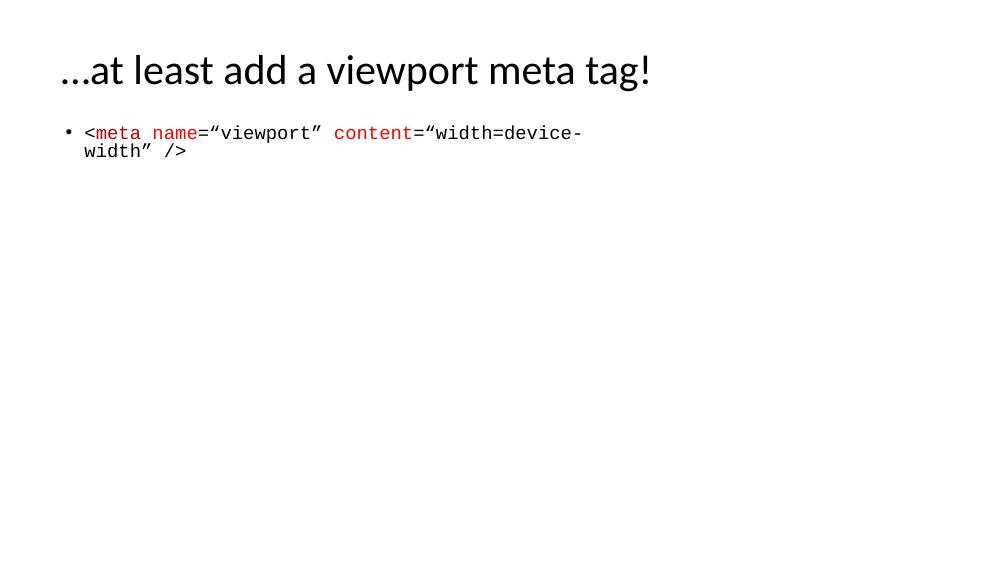
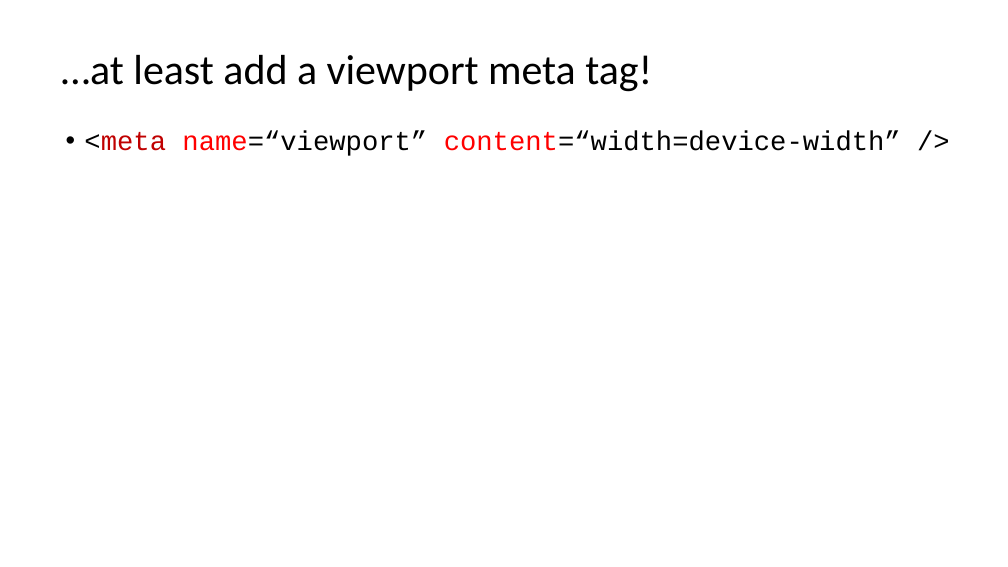
Before and after one commit to kburnell/MobileMasses, a slide deck: slide 13 of MobileMasses_Widescreen.ppt. Drawn at 1008x567 pixels with LibreOffice and Linux fonts; fonts in the diff are those of the drawing; background and template pictures are left out. Boxes give left, top, right and bottom in pixels: in the first picture for what was removed or moved away, otherwise in the second. Text is boxed around its words. In the diff, an @@ line names an element or a change of style, - is before the commit and + after.

```diff
--- a/MobileMasses_Widescreen.ppt
+++ b/MobileMasses_Widescreen.ppt
@@ text "<meta name=“viewport” content=“width=device-width” />" at <box>84,131,901,156</box>: size 18 to 25.9 pt; more space between paragraphs @@
```
Also in this commit, not shown: 1 other slide changed, 50 other files.
